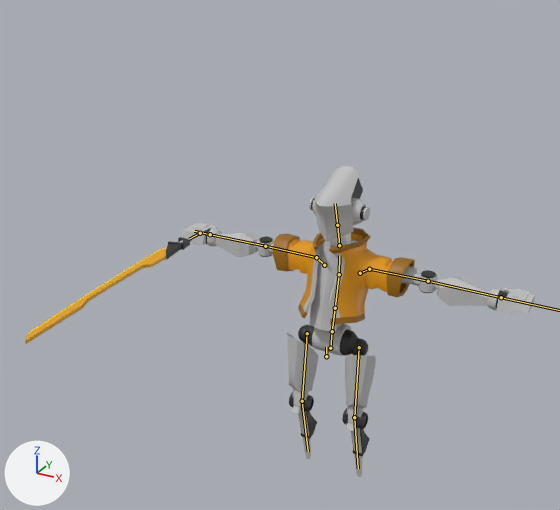
Renders of the glTF model assets/ch/a_astro.glb from each side of a commit.
Before and after are seen from a 50 mm lens placed at (1.15, -2.62, 2.29), pointed at (-0.07, -0.39, 1.17). The lights are fixed; the arrows at lower left show +X, +Y and +Z. The picture after the commit comes second. The bones that change, and the others that lie on the model, are drawn over the model as lines.
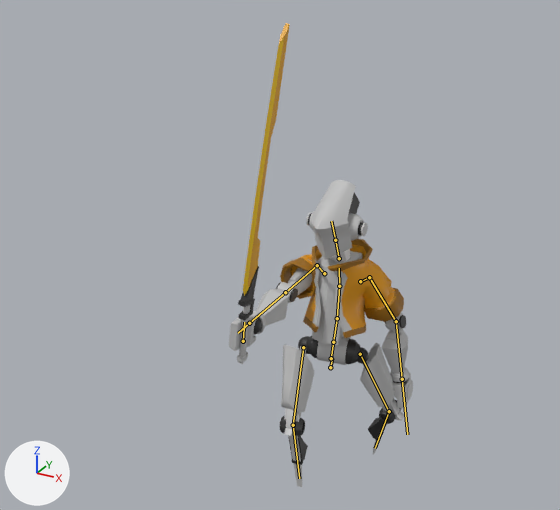
The newer file adds an action. The first version stands in its rest pose; the second is drawn at frame 2 of the action 'Idle_Gun_Shoot'.

What the commit changed:
Bone 'Body' (bone_body) moves from (0.0, 0.0, 0.0) to (0.026, -0.04, 0.01).
Bone 'Body' (bone_body) turns from (0, 0, 0) to (-4, 27, -8) degrees about its own x, y and z.
Bone 'Torso' (bone_torso) turns from (0, 0, 0) to (8, -28, 0) degrees about its own x, y and z.
Bone 'Head' (bone_head) turns from (0, 0, 0) to (2, 0, 0) degrees about its own x, y and z.
Bone 'Shoulder.L' (bone_shoulder_l) moves from (0.0, 0.0, 0.0) to (0.007, 0.006, 0.006).
Bone 'UpperArm.L' (bone_upperarm_l) turns from (0, 0, 0) to (-67, 14, 1) degrees about its own x, y and z.
Bone 'LowerArm.L' (bone_lowerarm_l) turns from (0, 0, 0) to (-15, -6, -12) degrees about its own x, y and z.
Bone 'Hand.L' (bone_hand_l) turns from (0, 0, 0) to (0, 0, -3) degrees about its own x, y and z.
Bone 'Shoulder.R' (bone_shoulder_r) moves from (0.0, 0.0, 0.0) to (-0.007, 0.006, 0.006).
Bone 'Shoulder.R' (bone_shoulder_r) turns from (0, 0, 0) to (4, 7, -3) degrees about its own x, y and z.
Bone 'UpperArm.R' (bone_upperarm_r) turns from (0, 0, 0) to (-43, 78, 44) degrees about its own x, y and z.
Bone 'LowerArm.R' (bone_lowerarm_r) turns from (0, 0, 0) to (-4, 1, 5) degrees about its own x, y and z.
Bone 'UpperLeg.L' (bone_upperleg_l) turns from (0, 0, 0) to (-44, -42, 24) degrees about its own x, y and z.
Bone 'LowerLeg.L' (bone_lowerleg_l) turns from (0, 0, 0) to (21, 0, 1) degrees about its own x, y and z.
Bone 'UpperLeg.R' (bone_upperleg_r) turns from (0, 0, 0) to (0, 20, -18) degrees about its own x, y and z.
Bone 'LowerLeg.R' (bone_lowerleg_r) turns from (0, 0, 0) to (18, 0, -1) degrees about its own x, y and z.

Where the change shows, as pixel boxes (x1, y1, x2, y2) in the pictures (560 x 510 px):
'Cube.009', posed (48% narrower): before (182, 166, 535, 477); after (229, 180, 413, 487)
'Cube.007', posed (13% narrower): before (272, 227, 415, 325); after (280, 239, 404, 338)
'Sword', posed (72% narrower, 185% taller): before (25, 225, 216, 344); after (237, 23, 290, 364)
bone 'Body', root to tip: before (326, 356) to (326, 347); after (330, 367) to (332, 358)
bone 'Torso', root to tip: before (335, 308) to (339, 274); after (337, 318) to (339, 286)
bone 'Head', root to tip: before (337, 225) to (335, 203); after (335, 240) to (331, 221)
bone 'Shoulder.L', root to tip: before (360, 273) to (369, 269); after (360, 281) to (369, 277)
bone 'UpperArm.L', root to tip: before (369, 269) to (428, 281); after (369, 277) to (396, 321)
bone 'LowerArm.L', root to tip: before (428, 281) to (501, 297); after (396, 321) to (402, 379)
bone 'Shoulder.R', root to tip: before (324, 265) to (316, 257); after (324, 273) to (317, 265)
bone 'UpperArm.R', root to tip: before (316, 257) to (265, 246); after (317, 265) to (285, 292)
bone 'LowerArm.R', root to tip: before (265, 246) to (210, 234); after (285, 292) to (249, 323)
bone 'UpperLeg.L', root to tip: before (359, 347) to (354, 417); after (360, 354) to (389, 411)
bone 'LowerLeg.L', root to tip: before (354, 417) to (358, 468); after (389, 411) to (375, 448)
bone 'UpperLeg.R', root to tip: before (307, 333) to (302, 401); after (303, 347) to (293, 425)
bone 'LowerLeg.R', root to tip: before (302, 401) to (308, 451); after (293, 425) to (299, 478)
